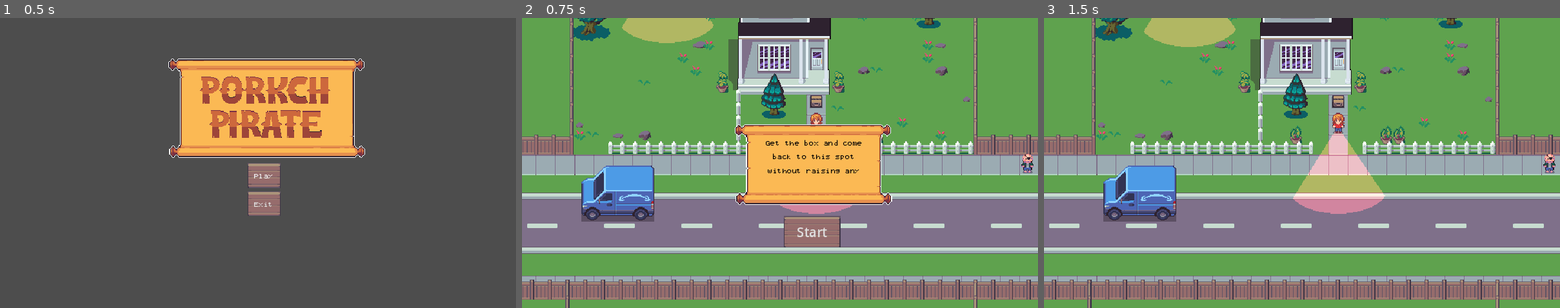
Above: before the commit, frames 1-3 (left to right).
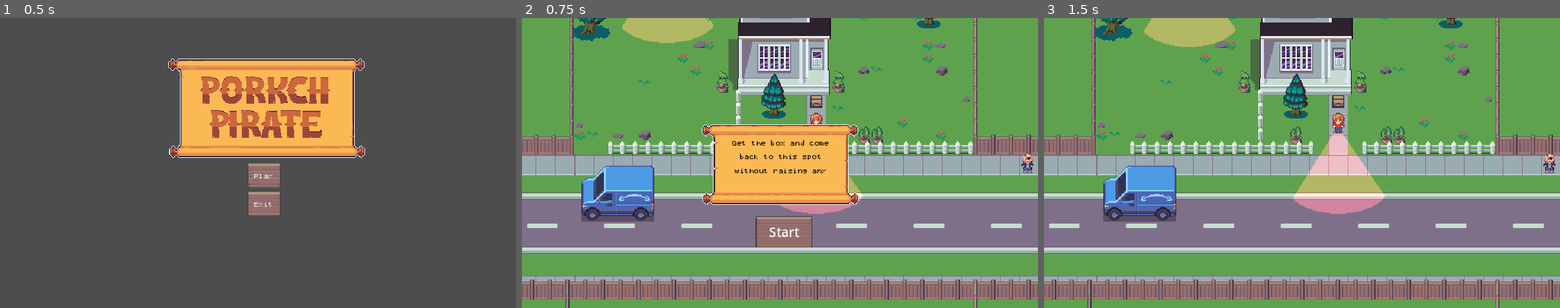
Above: after the commit, the same moments.

Repository: Hudell/ludum-dare-2023
Game: Godot game, scene res://source/scenes/title.tscn
Two runs of this game, one before a commit and one after it. Both use one fixed random seed, a clock stepped at 60 frames per second and the inputs below.
Inputs:
- Up to frame 1 (0.5 s): no input
- Up to frame 2 (0.75 s): click "Play" at 0.5 s
- Up to frame 3 (1.5 s): click "Start" at 1.25 s

Frame 1 is identical in both runs. In frame 2, 5.8% of the frame differs, in the area x 34-72%, y 36-80%; in frame 3, nothing differs.

Commit message:
SFX and music

Diff:
--- a/source/dog.tscn
+++ b/source/dog.tscn
@@ -1,8 +1,9 @@
-[gd_scene load_steps=22 format=3 uid="uid://dnhxhnmlrp60l"]
+[gd_scene load_steps=23 format=3 uid="uid://dnhxhnmlrp60l"]
 
 [ext_resource type="Script" path="res://source/dog.gd" id="1_1ccjv"]
 [ext_resource type="Texture2D" uid="uid://dy6iyoerwx7xy" path="res://assets/img/dog.png" id="1_qd1kl"]
 [ext_resource type="PackedScene" uid="uid://csr72687hk4ee" path="res://source/player/player_detector.tscn" id="2_72pmv"]
+[ext_resource type="AudioStream" uid="uid://cy01jsiybv7r8" path="res://assets/sfx/barking.wav" id="3_wiytj"]
 [ext_resource type="Texture2D" uid="uid://dl8l17lvf63bg" path="res://assets/img/exclamation.png" id="4_lwb6t"]
 [ext_resource type="Texture2D" uid="uid://dbwwxis1f6ppf" path="res://assets/img/dog_radius.png" id="5_7rasi"]
 
@@ -51,6 +52,21 @@
 "method": &"got_caught"
 }]
 }
+tracks/2/type = "audio"
+tracks/2/imported = false
+tracks/2/enabled = true
+tracks/2/path = NodePath("AudioStreamPlayer")
+tracks/2/interp = 1
+tracks/2/loop_wrap = true
+tracks/2/keys = {
+"clips": [{
+"end_offset": 0.0,
+"start_offset": 0.0,
+"stream": ExtResource("3_wiytj")
+}],
+"times": PackedFloat32Array(0)
+}
+tracks/2/use_blend = true
 
 [sub_resource type="Animation" id="Animation_ujrtv"]
 resource_name = "sleep"
@@ -197,6 +213,8 @@
 texture = ExtResource("5_7rasi")
 centered = false
 
+[node name="AudioStreamPlayer" type="AudioStreamPlayer" parent="."]
+
 [connection signal="animation_finished" from="AnimationPlayer" to="." method="_on_animation_player_animation_finished"]
 [connection signal="player_lost" from="PlayerDetector" to="." method="_on_player_detector_player_lost"]
 [connection signal="player_seen" from="PlayerDetector" to="." method="_on_player_detector_player_seen"]
--- a/source/game.tscn
+++ b/source/game.tscn
@@ -1,7 +1,8 @@
-[gd_scene load_steps=3 format=3 uid="uid://cavduaptd6mqr"]
+[gd_scene load_steps=4 format=3 uid="uid://cavduaptd6mqr"]
 
 [ext_resource type="Script" path="res://source/game.gd" id="1_mxv6x"]
 [ext_resource type="PackedScene" uid="uid://btc0b1p2uu504" path="res://source/scenes/hud.tscn" id="2_sjc4i"]
+[ext_resource type="AudioStream" uid="uid://wm730srb38jw" path="res://assets/Fields.wav" id="3_j6o0g"]
 
 [node name="game" type="Node2D"]
 script = ExtResource("1_mxv6x")
@@ -9,3 +10,8 @@
 [node name="MapHolder" type="Node" parent="."]
 
 [node name="Hud" parent="." instance=ExtResource("2_sjc4i")]
+
+[node name="AudioStreamPlayer2D" type="AudioStreamPlayer2D" parent="."]
+process_mode = 3
+stream = ExtResource("3_j6o0g")
+autoplay = true
--- a/source/global.gd
+++ b/source/global.gd
@@ -10,6 +10,7 @@
 	set(value):
 		got_box = value
 		if value:
+			$AudioStreamPlayer.play()
 			emit_signal("player_got_box")
 
 var in_yard = false:
--- a/source/global.tscn
+++ b/source/global.tscn
@@ -1,6 +1,11 @@
-[gd_scene load_steps=2 format=3 uid="uid://cignb8i0787bf"]
+[gd_scene load_steps=3 format=3 uid="uid://cignb8i0787bf"]
 
 [ext_resource type="Script" path="res://source/global.gd" id="1_4ygvg"]
+[ext_resource type="AudioStream" uid="uid://bohcrawg2dshm" path="res://assets/sfx/collect.wav" id="2_l0i4v"]
 
 [node name="Global" type="Node"]
 script = ExtResource("1_4ygvg")
+
+[node name="AudioStreamPlayer" type="AudioStreamPlayer" parent="."]
+process_mode = 3
+stream = ExtResource("2_l0i4v")
--- a/source/npc.gd
+++ b/source/npc.gd
@@ -184,6 +184,7 @@
 func _on_player_detector_player_seen():
 	$Exclamation.play("default")
 	$Exclamation.visible = true
+	$AudioStreamPlayer.play()
 
 func _on_exclamation_animation_finished():
 	$Exclamation.visible = false
--- a/source/npc.tscn
+++ b/source/npc.tscn
@@ -1,10 +1,11 @@
-[gd_scene load_steps=41 format=3 uid="uid://lj556bic6wni"]
+[gd_scene load_steps=42 format=3 uid="uid://lj556bic6wni"]
 
 [ext_resource type="Script" path="res://source/npc.gd" id="1_svqrw"]
 [ext_resource type="Texture2D" uid="uid://cx0g3ud5dravy" path="res://assets/img/npc1.png" id="2_pfuus"]
 [ext_resource type="PackedScene" uid="uid://csr72687hk4ee" path="res://source/player/player_detector.tscn" id="3_f77qh"]
 [ext_resource type="Texture2D" uid="uid://dl8l17lvf63bg" path="res://assets/img/exclamation.png" id="4_jdj8u"]
 [ext_resource type="Texture2D" uid="uid://cuxp2p4n8epoc" path="res://assets/img/detection_range.png" id="4_sln0u"]
+[ext_resource type="AudioStream" uid="uid://ca0eg6baa7jv7" path="res://assets/sfx/lose.wav" id="6_vv18j"]
 
 [sub_resource type="Animation" id="Animation_kni5c"]
 resource_name = "IdleDown"
@@ -464,5 +465,8 @@
 position = Vector2(0, -37)
 sprite_frames = SubResource("SpriteFrames_2sxj3")
 
+[node name="AudioStreamPlayer" type="AudioStreamPlayer" parent="."]
+stream = ExtResource("6_vv18j")
+
 [connection signal="player_seen" from="Pivot/PlayerDetector" to="." method="_on_player_detector_player_seen"]
 [connection signal="animation_finished" from="Exclamation" to="." method="_on_exclamation_animation_finished"]
--- a/source/scenes/hud.gd
+++ b/source/scenes/hud.gd
@@ -23,6 +23,7 @@
 func player_caught():
 	get_tree().paused = true
 	$Caught.visible = true
+	$Caught/RestartButton.grab_focus()
 
 func _on_restart_button_pressed():
 	$Caught.visible = false
@@ -38,9 +39,13 @@
 func show_success():
 	get_tree().paused = true
 	if Global.current_stage == 2:
+		$AnimationPlayer.play("game_finished")
 		$FinalSuccess.visible = true
+		$FinalSuccess/ExitButton.grab_focus()
 	else:
+		$AnimationPlayer.play("stage_finished")
 		$Success.visible = true
+		$Success/NextButton.grab_focus()
 
 func _on_start_button_pressed():
 	$Tutorial1.visible = false
@@ -50,8 +55,10 @@
 func show_tutorial():
 	if Global.current_stage == 1:
 		$Tutorial1.visible = true
+		$Tutorial1/StartButton.grab_focus()
 	else:
 		$Tutorial2.visible = true
+		$Tutorial2/StartButton.grab_focus()
 	get_tree().paused = true
 
 func _on_exit_button_pressed():
--- a/source/scenes/hud.tscn
+++ b/source/scenes/hud.tscn
@@ -10,12 +10,78 @@
 [ext_resource type="Theme" uid="uid://bts83yh3dwsti" path="res://resources/themes/main.tres" id="7_ormvh"]
 [ext_resource type="StyleBox" uid="uid://cp5tsdn12y453" path="res://resources/styles/wooden_button_focus.tres" id="8_6x688"]
 [ext_resource type="Texture2D" uid="uid://cucxhd3k4q32r" path="res://assets/img/success.png" id="10_urdi6"]
+[ext_resource type="AudioStream" uid="uid://dkohxdwjejfpp" path="res://assets/sfx/levelup.wav" id="11_2oq37"]
+[ext_resource type="AudioStream" uid="uid://bpn3ejhtejdcc" path="res://assets/sfx/success.wav" id="12_oqiej"]
+[ext_resource type="AudioStream" uid="uid://ca0eg6baa7jv7" path="res://assets/sfx/lose.wav" id="13_8ocjb"]
 
 [sub_resource type="StyleBoxEmpty" id="StyleBoxEmpty_0kkpl"]
 
 [sub_resource type="StyleBoxEmpty" id="StyleBoxEmpty_o08co"]
 
 [sub_resource type="StyleBoxEmpty" id="StyleBoxEmpty_fu4ch"]
+
+[sub_resource type="Animation" id="Animation_68yms"]
+resource_name = "game_finished"
+length = 4.0
+tracks/0/type = "audio"
+tracks/0/imported = false
+tracks/0/enabled = true
+tracks/0/path = NodePath("AudioStreamPlayer")
+tracks/0/interp = 1
+tracks/0/loop_wrap = true
+tracks/0/keys = {
+"clips": [{
+"end_offset": 0.0,
+"start_offset": 0.0,
+"stream": ExtResource("11_2oq37")
+}],
+"times": PackedFloat32Array(0)
+}
+tracks/0/use_blend = true
+
+[sub_resource type="Animation" id="Animation_uxk0g"]
+resource_name = "stage_finished"
+length = 3.0
+tracks/0/type = "audio"
+tracks/0/imported = false
+tracks/0/enabled = true
+tracks/0/path = NodePath("AudioStreamPlayer")
+tracks/0/interp = 1
+tracks/0/loop_wrap = true
+tracks/0/keys = {
+"clips": [{
+"end_offset": 0.0,
+"start_offset": 0.0,
+"stream": ExtResource("12_oqiej")
+}],
+"times": PackedFloat32Array(0)
+}
+tracks/0/use_blend = true
+
+[sub_resource type="Animation" id="Animation_ceo2s"]
+resource_name = "caught"
+tracks/0/type = "audio"
+tracks/0/imported = false
+tracks/0/enabled = true
+tracks/0/path = NodePath("AudioStreamPlayer")
+tracks/0/interp = 1
+tracks/0/loop_wrap = true
+tracks/0/keys = {
+"clips": [{
+"end_offset": 0.0,
+"start_offset": 0.0,
+"stream": ExtResource("13_8ocjb")
+}],
+"times": PackedFloat32Array(0)
+}
+tracks/0/use_blend = true
+
+[sub_resource type="AnimationLibrary" id="AnimationLibrary_tetto"]
+_data = {
+"caught": SubResource("Animation_ceo2s"),
+"game_finished": SubResource("Animation_68yms"),
+"stage_finished": SubResource("Animation_uxk0g")
+}
 
 [node name="Hud" type="CanvasLayer"]
 script = ExtResource("1_jhyvj")
@@ -162,9 +228,9 @@
 stretch_mode = 2
 
 [node name="ExitButton" type="Button" parent="FinalSuccess"]
-offset_left = 289.0
+offset_left = 290.0
 offset_top = 248.0
-offset_right = 359.0
+offset_right = 360.0
 offset_bottom = 287.0
 theme_override_colors/font_pressed_color = Color(0.258824, 0.258824, 0.258824, 1)
 theme_override_styles/normal = ExtResource("6_f371n")
@@ -175,10 +241,10 @@
 
 [node name="Label" type="Label" parent="FinalSuccess"]
 layout_mode = 0
-offset_left = 270.0
-offset_top = 198.0
-offset_right = 382.0
-offset_bottom = 224.0
+offset_left = 268.0
+offset_top = 201.0
+offset_right = 380.0
+offset_bottom = 227.0
 theme = ExtResource("7_ormvh")
 theme_override_colors/font_color = Color(0, 0, 0, 1)
 text = "Thanks for Playing"
@@ -192,9 +258,9 @@
 offset_bottom = 40.0
 
 [node name="Scroll" type="NinePatchRect" parent="Tutorial1"]
-offset_left = 259.0
+offset_left = 218.0
 offset_top = 118.0
-offset_right = 462.0
+offset_right = 421.0
 offset_bottom = 242.0
 texture = ExtResource("4_gfq22")
 patch_margin_left = 32
@@ -218,9 +284,9 @@
 clip_text = true
 
 [node name="StartButton" type="Button" parent="Tutorial1"]
-offset_left = 325.0
+offset_left = 290.0
 offset_top = 246.0
-offset_right = 395.0
+offset_right = 360.0
 offset_bottom = 285.0
 theme_override_colors/font_pressed_color = Color(0.258824, 0.258824, 0.258824, 1)
 theme_override_styles/normal = ExtResource("6_f371n")
@@ -238,9 +304,9 @@
 offset_bottom = 40.0
 
 [node name="Scroll" type="NinePatchRect" parent="Tutorial2"]
-offset_left = 259.0
+offset_left = 218.0
 offset_top = 118.0
-offset_right = 462.0
+offset_right = 421.0
 offset_bottom = 242.0
 texture = ExtResource("4_gfq22")
 patch_margin_left = 32
@@ -264,9 +330,9 @@
 clip_text = true
 
 [node name="StartButton" type="Button" parent="Tutorial2"]
-offset_left = 325.0
+offset_left = 290.0
 offset_top = 246.0
-offset_right = 395.0
+offset_right = 360.0
 offset_bottom = 285.0
 theme_override_colors/font_pressed_color = Color(0.258824, 0.258824, 0.258824, 1)
 theme_override_styles/normal = ExtResource("6_f371n")
@@ -274,6 +340,15 @@
 theme_override_styles/pressed = ExtResource("8_6x688")
 theme_override_styles/focus = SubResource("StyleBoxEmpty_fu4ch")
 text = "Start"
+
+[node name="AudioStreamPlayer" type="AudioStreamPlayer" parent="."]
+process_mode = 3
+
+[node name="AnimationPlayer" type="AnimationPlayer" parent="."]
+process_mode = 3
+libraries = {
+"": SubResource("AnimationLibrary_tetto")
+}
 
 [connection signal="pressed" from="Caught/RestartButton" to="." method="_on_restart_button_pressed"]
 [connection signal="pressed" from="Success/NextButton" to="." method="_on_next_button_pressed"]
Not shown, added: assets/Dark_Alley.mp3.import
Not shown, added: assets/Fields.wav.import
Not shown, added: assets/sfx/barking.mp3.import
Not shown, added: assets/sfx/barking.wav.import
Not shown, added: assets/sfx/collect.wav.import
Not shown, added: assets/sfx/levelup.wav.import
Not shown, added: assets/sfx/lose.mp3.import
Not shown, added: assets/sfx/lose.wav.import
Not shown, added: assets/sfx/slap.wav.import
Not shown, added: assets/sfx/success.wav.import
Not shown, added: assets/sfx/wink.wav.import
Not shown: 1 places in source/scenes/hud.tscn that only renumber resources
(and 8 more such lines)
